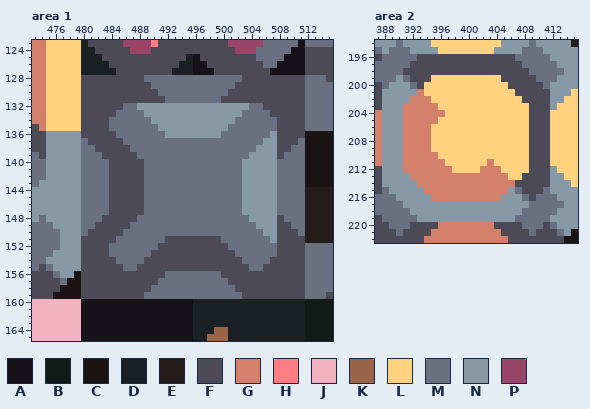
Two states of a pixel-art file, assets/sprites/atlas/atlas.ase. The picture above is the old version.
736x736 pixels, 1 frame. Colours within 5 levels of each other are drawn and written as one. Shown: area 1: x 473..515, y 123..165; area 2: x 387..415, y 194..222.
Visible layers, top first: "effects", "blocks", "items", "background".
Palette (. is transparent): A #171219  B #131b18  C #1b1313  D #1b2025  E #251b1b  F #4d4a58  G #d47f6a  H #fd7d85  J #f3b2c1  K #996549  L #ffd280  M #697082  N #8799a7  P #99456a
Pixels before, area 1, first column x 473:
123 GGLLLLLDFFFFFPPPPHFFFFFFFFFFPPPPPMMMMMAMMMM
124 GGLLLLLDDFFFFFPPPFFFFFFFFFFFFPPPMMMMMAAFFFF
125 GGLLLLLDDDFFFFFFFFFFFFDAFFFFFFFFMMMMAAAFFFF
126 GGLLLLLDDDDFFFFFFFFFFDDAAFFFFFFFFMMAAAAFFFF
127 GGLLLLLDDDDDFFFFFFFFDDDAAAFFFFFFFFAAAAAFFFF
128 GGLLLLLFFFFFFFFFMMMMMMMMMMMMMMFFFFFFFFFMMMF
129 GGLLLLLFFFFFFFFFFMMMMMMMMMMMMFFFFFFFFFFMMMM
130 GGLLLLLFFFFFFFFFFFMMMMMMMMMMFFFFFFFFFFFMMMM
131 GGLLLLLFFFFFFFFFFFFMMMMMMMMFFFFFFFFFFFFMMMM
132 GGLLLLLFFFFFFMMNNNNNNNNNNNNNNNNMMFFFFFFMMMM
133 GGLLLLLFFFFFMMMMNNNNNNNNNNNNNNMMMMFFFFFMMMM
134 GGLLLLLFFFFMMMMMMNNNNNNNNNNNNMMMMMMFFFFMMMM
135 FGLLLLLFFFFMMMMMMMNNNNNNNNNNMMMMMMMFFFFMMMM
136 FFNNNNNFFFFFMMMMMMMNNNNNNNNMMMMMMMNFFFFCCCC
137 FFNNNNNMFFFFFMMMMMMMMMMMMMMMMMMMMNNFFFMCCCC
138 FFNNNNNMMFFFFFMMMMMMMMMMMMMMMMMMNNNFFMMCCCC
139 MFNNNNNMMMFFFFFMMMMMMMMMMMMMMMMNNNNFMMMCCCC
140 MMNNNNNMMMMFFFFFMMMMMMMMMMMMMMNNNNNMMMMCCCC
141 MMNNNNNMMMMFFFFFMMMMMMMMMMMMMMNNNNNMMMMCCCC
142 MMNNNNNMMMMFFFFFMMMMMMMMMMMMMMNNNNNMMMMCCCC
143 MNNNNNNMMMMFFFFFMMMMMMMMMMMMMMNNNNNMMMMCCCC
144 NNNNNNNMMMMFFFFFMMMMMMMMMMMMMMNNNNNMMMMEEEE
145 NNNNNNNMMMMFFFFFMMMMMMMMMMMMMMNNNNNMMMMEEEE
146 NNNNNNNMMMMFFFFFMMMMMMMMMMMMMMNNNNNMMMMEEEE
147 NNNNNNNMMMMFFFFFMMMMMMMMMMMMMMNNNNNMMMMEEEE
148 NMNNNNNMMMFFFFFMMMMMMMMMMMMMMMMNNNNFMMMEEEE
149 MMMNNNNMMFFFFFMMMMMMMMMMMMMMMMMMNNNFFMMEEEE
150 MMMMNNNMFFFFFMMMMMMMMMMMMMMMMMMMMNNFFFMEEEE
151 MMMMNNNFFFFFMMMMMMMFFFFFFFFMMMMMMMNFFFFEEEE
152 MMMMNNNFFFFMMMMMMMFFFFFFFFFFMMMMMMMFFFFMMMM
153 MMMNNNNFFFFMMMMMMFFFFFFFFFFFFMMMMMMFFFFMMMM
154 MMNNNNNFFFFFMMMMFFFFFFFFFFFFFFMMMMFFFFFMMMM
155 MFMNNNNFFFFFFMMFFFFFFFFFFFFFFFFMMFFFFFFMMMM
156 FFFMNNCFFFFFFFFFFFFMMMMMMMMFFFFFFFFFFFFMMMM
157 FFFFMCCFFFFFFFFFFFMMMMMMMMMMFFFFFFFFFFFMMMM
158 FFFFCCCFFFFFFFFFFMMMMMMMMMMMMFFFFFFFFFFMMMM
159 FFFCCCCFFFFFFFFFMMMMMMMMMMMMMMFFFFFFFFFMMMF
160 JJJJJJJAAAAAAAAAAAAAAAADDDDDDDDDDDDDDDDBBBB
161 JJJJJJJAAAAAAAAAAAAAAAADDDDDDDDDDDDDDDDBBBB
162 JJJJJJJAAAAAAAAAAAAAAAADDDDDDDDDDDDDDDDBBBB
163 JJJJJJJAAAAAAAAAAAAAAAADDDDDDDDDDDDDDDDBBBB
164 JJJJJJJAAAAAAAAAAAAAAAADDDKKDDDDDDDDDDDBBBB
165 JJJJJJJAAAAAAAAAAAAAAAADDKKKDDDDDDDDDDDBBBB
Pixels before, area 2, first column x 387:
194 NNNMNNNNLLLLLLLLLLNNNNMNNNNNE
195 MNMMMNNNNLLLLLLLLNNNNMMMNNNNN
196 FMMMMMFFFFFFFFFFFFFFMMMMMNNNN
197 MMMMMFFFFFFFFFFFFFFFFMMMMMNNN
198 MMMMFFFFFFFFFFFFFFFFFFMMMMMNN
199 MMMNMFFFLLLLLLLLLLFFFFFMMMNNN
200 FMNNNMFLLLLLLLLLLLLFFFFFMNNNN
201 FNNNNNGLLLLLLLLLLLLLFFFFFNNNL
202 FNNNNGGGLLLLLLLLLLLLLFFFFNNLL
203 FNNNGGGGGLLLLLLLLLLLLLFFFNLLL
204 GNNNGGGGGGLLLLLLLLLLLLFFFLLLL
205 GNNNGGGGGLLLLLLLLLLLLLFFFLLLL
206 GNNNGGGGLLLLLLLLLLLLLLFFFLLLL
207 GNNNGGGGLLLLLLLLLLLLLLFFFLLLL
208 GNNNGGGGLLLLLLLLLLLLLLFFFLLLL
209 GNNNGGGGLLLLLLLLLLLLLLFFFLLLL
210 GNNNGGGGGLLLLLLLLLLLLLFFFLLLL
211 GNNNGGGGGGLLLLLLGLLLLLFFFLLLL
212 FNNNGGGGGGGLLLLGGGLLLLFFFNLLL
213 FNNNNGGGGGGGGGGGGGGLLFFFFNNLL
214 FNNNNNGGGGGGGGGGGGGGFFFFFNNNL
215 FMNNNNNGGGGGGGGGGGGNMFFFMNNNN
216 MMMNNNNNGGGGGGGGGGNNNMFMMMNNN
217 MMMMNNNNNNNNNNNNNNNNNNMMMMMNN
218 MMMMMNNNNNNNNNNNNNNNNMMMMMNNN
219 FMMMMMNNNNNNNNNNNNNNMMMMMNNNN
220 FFMMMFFFFGGGGGGGGFFFFMMMFMNNN
221 FFFMFFFFGGGGGGGGGGFFFFMFFFMNC
222 FFFFFFFGGGGGGGGGGGGFFFFFFFFCC
And afterwards:
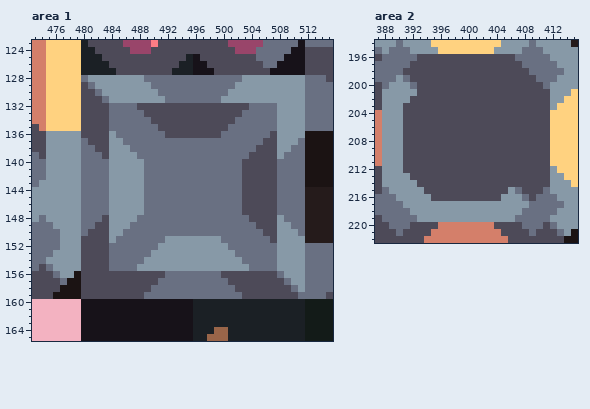
Change:
Area 1, layer "blocks":
y 128: x 480..488 FFFFFFFFF -> MNNNNNNNN; x 503..511 FFFFFFFFF -> NNNNNNNNN
y 129: x 481..489 FFFFFFFFF -> MNNNNNNNN; x 502..511 FFFFFFFFFF -> NNNNNNNNNN
y 130: x 482..490 FFFFFFFFF -> MNNNNNNNN; x 501..511 FFFFFFFFFFF -> NNNNNNNNNNN
y 131: x 483..491 FFFFFFFFF -> MNNNNNNNN; x 500..511 FFFFFFFFFFFF -> NNNNNNNNNNNN
y 132: x 484..485 FF -> MM; x 488..503 NNNNNNNNNNNNNNNN -> FFFFFFFFFFFFFFFF; x 506..511 FFFFFF -> MMNNNN
y 133: x 484 F -> M; x 489..502 NNNNNNNNNNNNNN -> FFFFFFFFFFFFFF; x 507..511 FFFFF -> MNNNN
y 134: x 490..501 NNNNNNNNNNNN -> FFFFFFFFFFFF; x 508..511 FFFF -> NNNN
y 135: x 491..500 NNNNNNNNNN -> FFFFFFFFFF; x 508..511 FFFF -> NNNN
y 136: x 484 F -> N; x 492..499 NNNNNNNN -> FFFFFFFF; x 507..511 NFFFF -> FNNNN
y 137: x 484..485 FF -> NN; x 506..510 NNFFF -> FFNNN
y 138: x 484..486 FFF -> NNN; x 505..509 NNNFF -> FFFNN
y 139: x 484..487 FFFF -> NNNN; x 504..508 NNNNF -> FFFFN
y 140..147: x 484..488 FFFFF -> NNNNN; x 503..507 NNNNN -> FFFFF
y 148: x 484..487 FFFF -> NNNN; x 504..508 NNNNF -> FFFFN
y 149: x 484..486 FFF -> NNN; x 505..509 NNNFF -> FFFNN
y 150: x 484..485 FF -> NN; x 506..510 NNFFF -> FFNNN
y 151: x 484 F -> N; x 492..499 FFFFFFFF -> NNNNNNNN; x 507..511 NFFFF -> FNNNN
y 152: x 491..500 FFFFFFFFFF -> NNNNNNNNNN; x 508..511 FFFF -> NNNN
y 153: x 490..501 FFFFFFFFFFFF -> NNNNNNNNNNNN; x 508..511 FFFF -> NNNN
y 154: x 484 F -> M; x 489..502 FFFFFFFFFFFFFF -> NNNNNNNNNNNNNN; x 507..511 FFFFF -> MNNNN
y 155: x 484..485 FF -> MM; x 488..503 FFFFFFFFFFFFFFFF -> NNNNNNNNNNNNNNNN; x 506..511 FFFFFF -> MMNNNN
y 156: x 508..511 FFFF -> MNNN
y 157: x 509..511 FFF -> MNN
y 158: x 510..511 FF -> MN
y 159: x 511 F -> M
Area 2, layer "blocks":
y 199: x 395..404 LLLLLLLLLL -> FFFFFFFFFF
y 200: x 394..405 LLLLLLLLLLLL -> FFFFFFFFFFFF
y 201: x 393..406 GLLLLLLLLLLLLL -> FFFFFFFFFFFFFF
y 202: x 392..407 GGGLLLLLLLLLLLLL -> FFFFFFFFFFFFFFFF
y 203: x 391..408 GGGGGLLLLLLLLLLLLL -> FFFFFFFFFFFFFFFFFF
y 204: x 391..408 GGGGGGLLLLLLLLLLLL -> FFFFFFFFFFFFFFFFFF
y 205: x 391..408 GGGGGLLLLLLLLLLLLL -> FFFFFFFFFFFFFFFFFF
y 206..209: x 391..408 GGGGLLLLLLLLLLLLLL -> FFFFFFFFFFFFFFFFFF
y 210: x 391..408 GGGGGLLLLLLLLLLLLL -> FFFFFFFFFFFFFFFFFF
y 211: x 391..408 GGGGGGLLLLLLGLLLLL -> FFFFFFFFFFFFFFFFFF
y 212: x 391..408 GGGGGGGLLLLGGGLLLL -> FFFFFFFFFFFFFFFFFF
y 213: x 392..407 GGGGGGGGGGGGGGLL -> FFFFFFFFFFFFFFFF
y 214: x 393..406 GGGGGGGGGGGGGG -> FFFFFFFFFFFFFF
y 215: x 394..405 GGGGGGGGGGGG -> FFFFFFFFFFFF
y 216: x 395..404 GGGGGGGGGG -> FFFFFFFFFF
Boxes around the changes in both pictures, in picture pixels (x1, y1, x2, y2):
changed: (81, 75, 305, 299)
changed: (403, 75, 529, 201)
